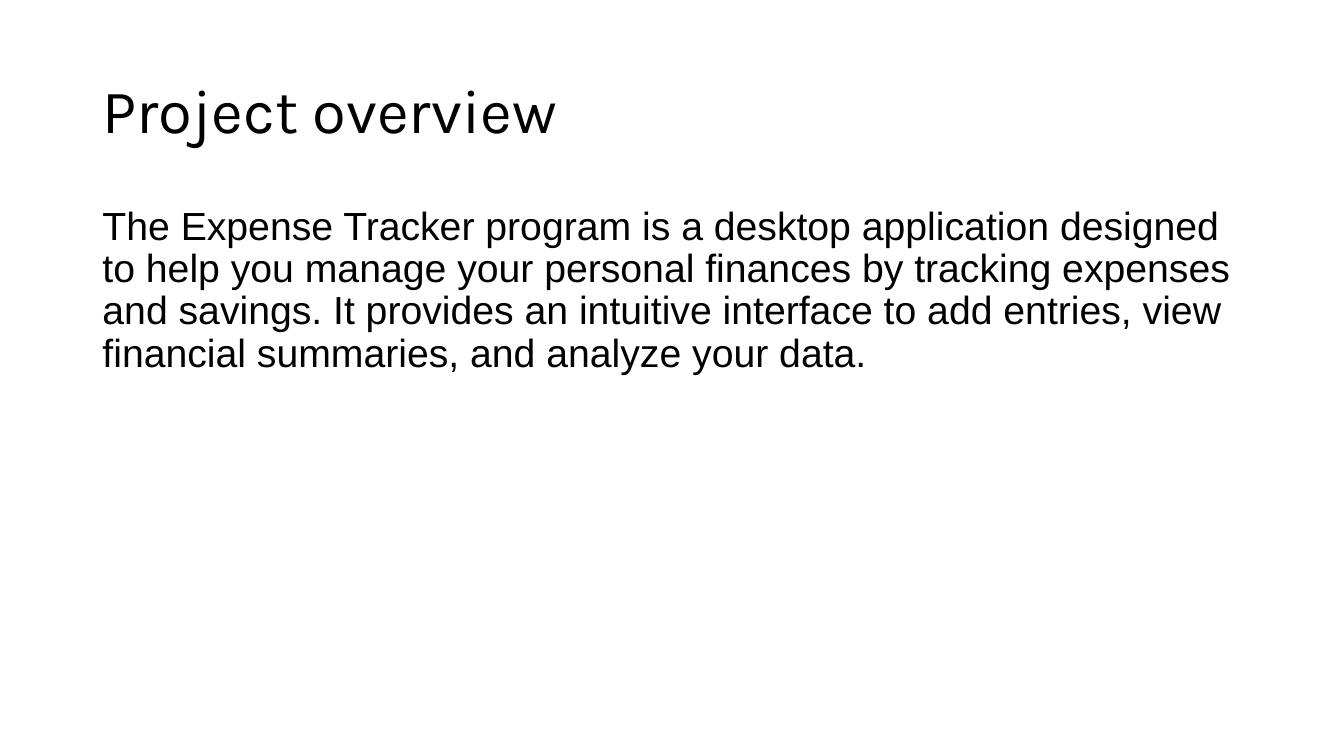
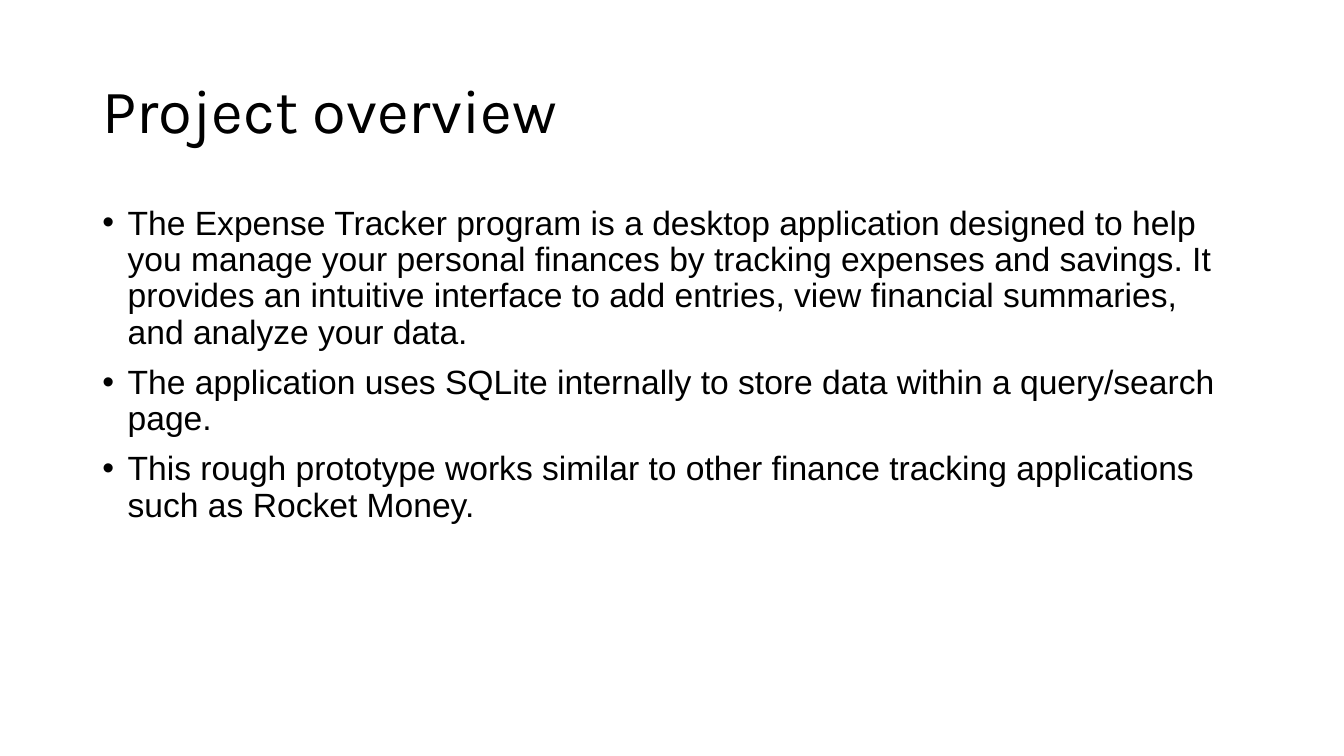
Before and after one commit to Dreymeister/ExpenseTracker, a slide deck: slide 2 of Documents/ASE420_ExpenseTracker.pptx. Drawn at 1344x756 pixels with LibreOffice and Linux fonts; fonts in the diff are those of the drawing. Boxes give left, top, right and bottom in pixels: in the first picture for what was removed or moved away, otherwise in the second. Text is boxed around its words. In the diff, an @@ line names an element or a change of style, - is before the commit and + after.

```diff
--- a/Documents/ASE420_ExpenseTracker.pptx
+++ b/Documents/ASE420_ExpenseTracker.pptx
@@ text at bbox=[128, 210, 1211, 351]: size 28 to 24 pt in "The Expense Tracker program is a desktop ..."; bullet none to • @@
@@ text at bbox=[128, 369, 1214, 524]: paragraphs added @@
+• The application uses SQLite internally to store data within a query/search page.
+• This rough prototype works similar to other finance tracking applications such as Rocket Money.
```
Also in this commit, not shown: 2 other slides changed, 14 slides added, 1 slide removed, 1 other file.
